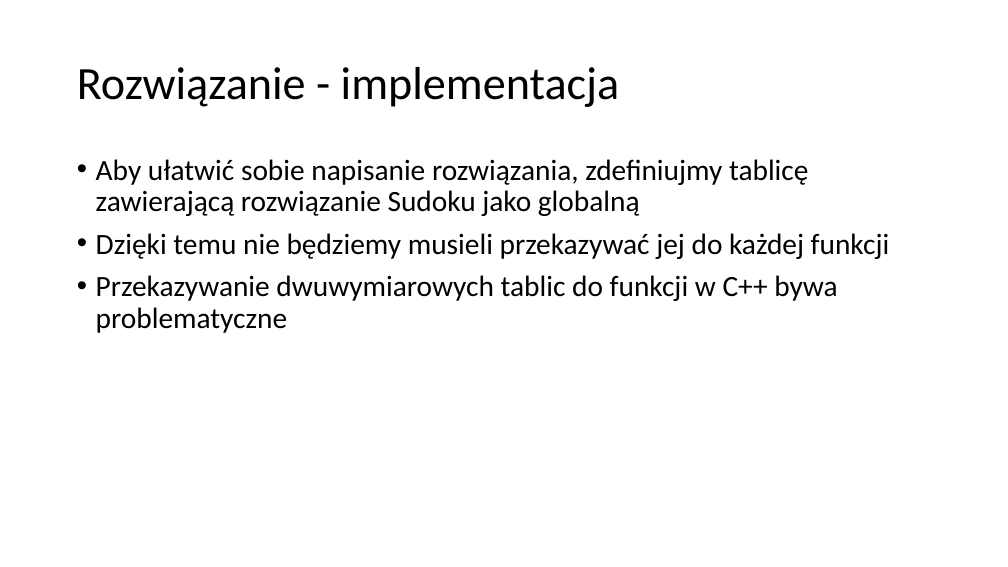
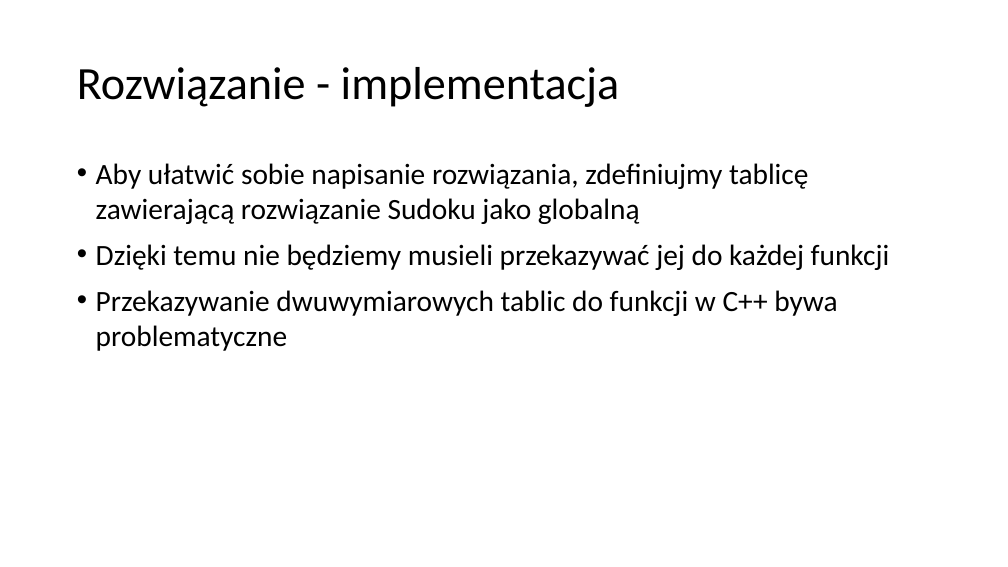
Before and after one commit to blackbat13/cs-lut, a slide deck: slide 9 of Zadania/Sudoku.pptx. Drawn at 1008x567 pixels with LibreOffice and Linux fonts; fonts in the diff are those of the drawing. Boxes give left, top, right and bottom in pixels: in the first picture for what was removed or moved away, otherwise in the second. Text is boxed around its words. In the diff, an @@ line names an element or a change of style, - is before the commit and + after.

```diff
--- a/Zadania/Sudoku.pptx
+++ b/Zadania/Sudoku.pptx
@@ text "Aby ułatwić sobie napisanie rozwiązania, ..." at (96,163,890,351): line spacing 0.9 to 1 @@
```
Also in this commit, not shown: 4 other slides changed.
